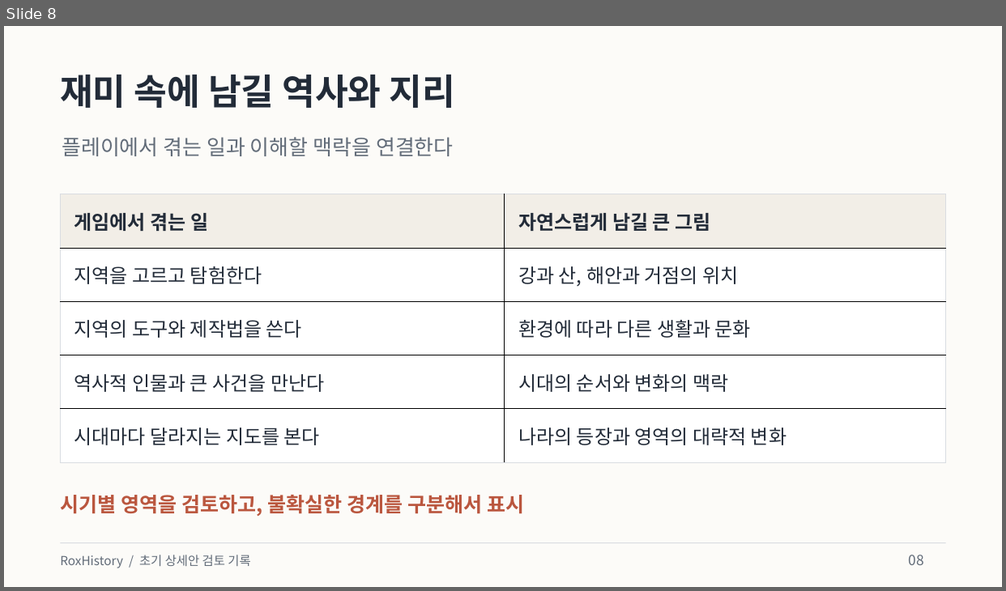
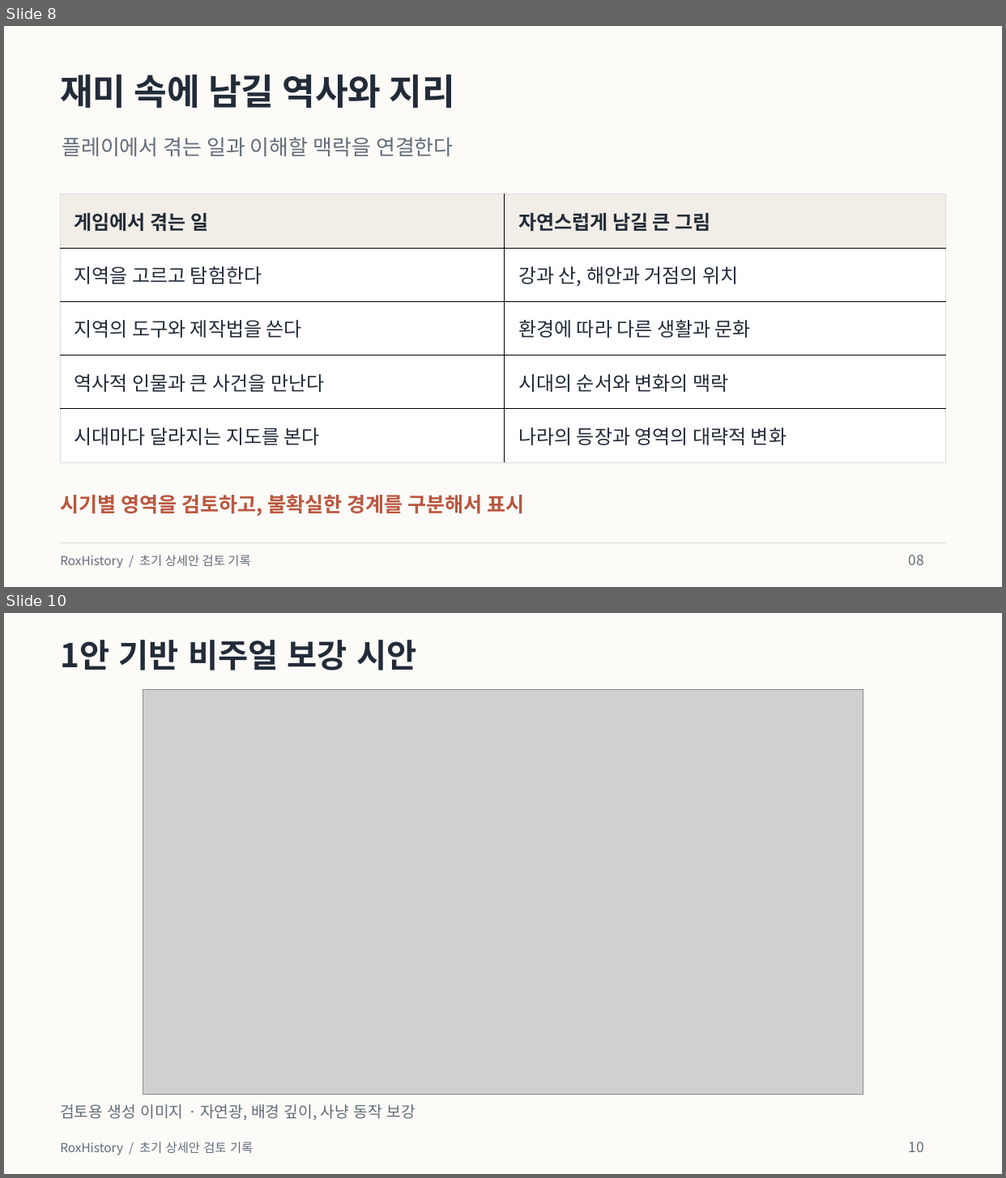
Before and after one commit to byungho-cho/roxhistory, a slide deck: presentations/RoxHistory_Overview_v0.1.pptx. Shown one above the other, each under a label of ours: slide 8 before the commit, slides 8 and 10 after it; the slides between them are not shown. The pictures are 1006x591 and 1006x1178 pixels, drawn with LibreOffice and Linux fonts; fonts in the diff are those of the drawing; grey boxes stand for pictures. Boxes give left, top, right and bottom in pixels: in the first picture for what was removed or moved away, otherwise in the second. Text is boxed around its words. In the diff, an @@ line names an element or a change of style, - is before the commit and + after.

```diff
--- a/presentations/RoxHistory_Overview_v0.1.pptx
+++ b/presentations/RoxHistory_Overview_v0.1.pptx
@@ slide 10 added at [4, 613, 1002, 1174], background #FCFBF8 @@
@@ text added at [60, 640, 416, 671], 31.5 pt, text #222B38, bold @@
+1안 기반 비주얼 보강 시안
@@ picture added at [143, 689, 863, 1095] @@
@@ text added at [60, 1105, 415, 1121], 15 pt, text #626C79 @@
+검토용 생성 이미지 · 자연광, 배경 깊이, 사냥 동작 보강
@@ text added at [60, 1142, 253, 1156], 12 pt, text #626C79 @@
+RoxHistory / 초기 상세안 검토 기록
@@ text added at [908, 1142, 923, 1152], 13.5 pt, text #626C79 @@
+10
```
Also in this commit, not shown: 2 slides changed, 3 other files.
